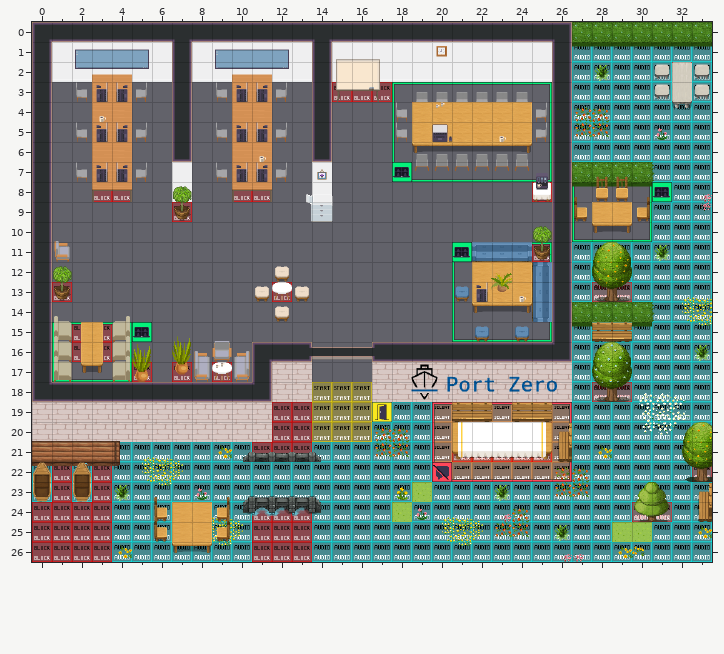
Two versions of a level (Tiled map (JSON), office-winter.tmj). The picture above was drawn from the file before the commit.
Cells are 32x32 px. Shown: x 0..33, y 0..26.
After:
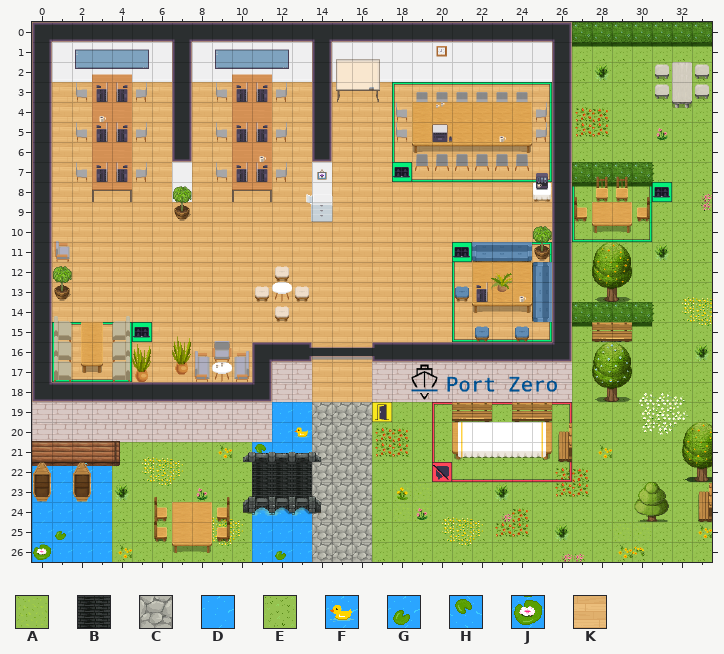
Key: from "WA_Exterior": A 629, B 651, C 665, D 676, E 720, F 768, G 792, H 792 flipped up-down, J 794; from "WA_Room_Builder": K 169.
_ is an empty cell.
Tiles of an added or newly shown layer are drawn over the layers below it.
Commit: adjust audio level
What changed:
Layer "boeden" (now shown):
y 1: x 27..33 _______ -> EEEEEEE
y 2: x 27..31 _____ -> EEEEE; x 33 _ -> E
y 3: x 1..2 __ -> KK; x 5..6 __ -> KK; x 8..9 __ -> KK; x 12..13 __ -> KK; x 15..25 ___________ -> KKKKKKKKKKK; x 27..31 _____ -> EEEEE; x 33 _ -> E
y 4..5: x 1..2 __ -> KK; x 5..6 __ -> KK; x 8..9 __ -> KK; x 12..13 __ -> KK; x 15..18 ____ -> KKKK; x 25 _ -> K; x 27..33 _______ -> EEEEEEE
y 6: x 1..2 __ -> KK; x 5..6 __ -> KK; x 8..9 __ -> KK; x 12..13 __ -> KK; x 15..25 ___________ -> KKKKKKKKKKK; x 27..33 _______ -> EEEEEEE
y 7: x 1..2 __ -> KK; x 5..6 __ -> KK; x 8..9 __ -> KK; x 12..13 __ -> KK; x 15..17 ___ -> KKK; x 19..25 _______ -> KKKKKKK; x 31..33 ___ -> EEE
y 8: x 1..6 ______ -> KKKKKK; x 8..13 ______ -> KKKKKK; x 15..25 ___________ -> KKKKKKKKKKK; x 27..30 ____ -> EEEE; x 32..33 __ -> EE
y 9: x 1..13 _____________ -> KKKKKKKKKKKKK; x 15..25 ___________ -> KKKKKKKKKKK; x 27 _ -> E; x 30..33 ____ -> EEEE
y 10: x 1..25 _________________________ -> KKKKKKKKKKKKKKKKKKKKKKKKK; x 27..33 _______ -> EEEEEEE
y 11: x 1..20 ____________________ -> KKKKKKKKKKKKKKKKKKKK; x 25 _ -> K; x 27..33 _______ -> EEEEEEE
y 12..13: x 1..21 _____________________ -> KKKKKKKKKKKKKKKKKKKKK; x 27..33 _______ -> EEEEEEE
y 14: x 1..24 ________________________ -> KKKKKKKKKKKKKKKKKKKKKKKK; x 31..33 ___ -> EEE
y 15: x 1..4 ____ -> KKKK; x 6..25 ____________________ -> KKKKKKKKKKKKKKKKKKKK; x 27..33 _______ -> EEEEEEE
y 16..17: x 1..10 __________ -> KKKKKKKKKK; x 14..16 ___ -> KKK; x 27..33 _______ -> EEEEEEE
y 18: x 14..16 ___ -> KKK; x 27..33 _______ -> EEEEEEE
y 19: x 12..33 ______________________ -> DDCCCEEEEEEEEEEEEEEEEE
y 20: x 12..20 _________ -> DFCCCEEEE; x 26..33 ________ -> EEEEEEEE
y 21: x 4..32 _____________________________ -> EEEEEEEHDDCCCEEEEEEEEEEEEEEEE
y 22: x 0..19 ____________________ -> DDDDEEEEEEEBBBCCCEEE; x 21..33 _____________ -> EEEEEEEEEEEEE
y 23: x 0..18 ___________________ -> DDDDEEEEEEEBBBCCCEA; x 20..33 ______________ -> EEEEEEEEEEEEEE
y 24: x 0..6 _______ -> DDDDEEE; x 9..17 _________ -> EEDDDCCCE; x 19..33 _______________ -> AEEEEEEEEEEEEEE
y 25: x 0..6 _______ -> DGDDEEE; x 9..28 ____________________ -> EEDDDCCCEEEEEEEEEEEE; x 31..33 ___ -> EEE
y 26: x 0..33 __________________________________ -> JDDDEEEEEEEDGDCCCEEEEEEEEEEEEEEEEE
